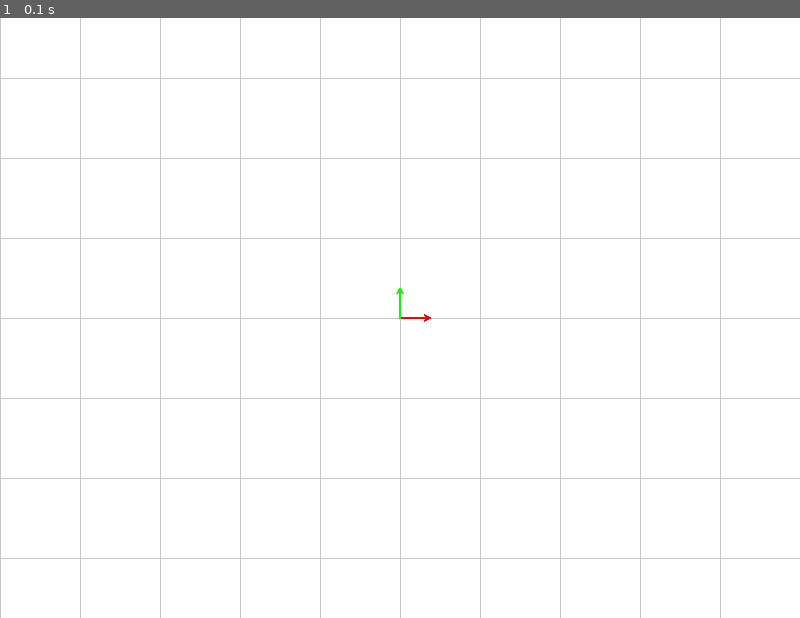
Above: before the commit, frame 1.
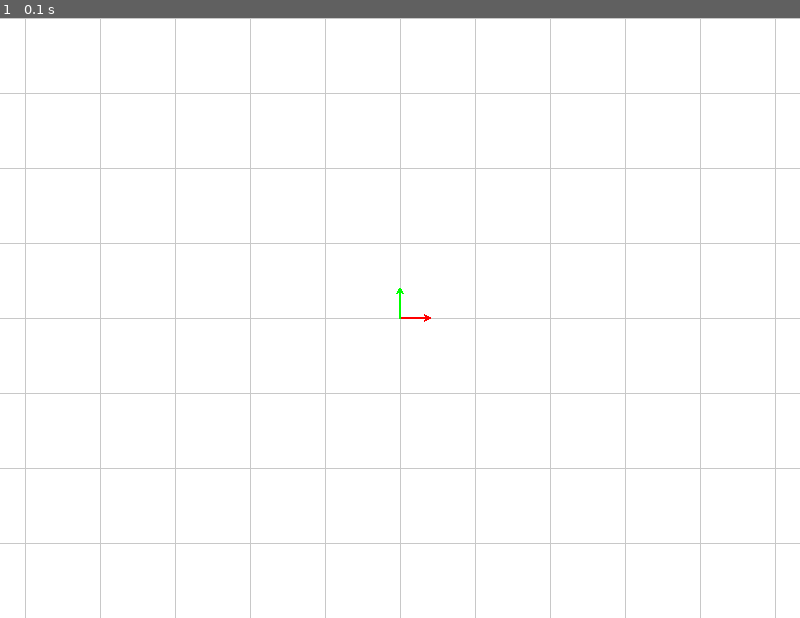
Above: after the commit, the same moment.

Repository: Sekou/PYHelpersRTU
Game: pygame game, started from display2d_v2.py
Same seed, same stepped clock (60 frames per second), same inputs: the game is played once before the commit and once after it.
Inputs:
- Up to frame 1 (0.1 s): no input

The runs differ from the first frame. In frame 1, 4.5% of the frame differs, in the area x 0-100%, y 0-100%.

Commit message:
Update display2d_v2.py

Diff:
--- a/display2d_v2.py
+++ b/display2d_v2.py
@@ -7,7 +7,11 @@
 import time, datetime as dt
 
 WIDTH, HEIGHT = 800, 600
-SCALE=80
+SCALE=75
+
+KEY = None # to read from external scripts
+INFO = None # to set from external scripts
+INFO_TEXT_SZ=25
 
 points=[]
 points_ext=[]
@@ -46,7 +50,6 @@
         f.write(str(res))
 
 COLORS=get_some_colors()
-
 Y_AXIS_UP=True
 k=(-1 if Y_AXIS_UP else 1)
 R_POINT=15
@@ -111,8 +114,6 @@
 def add_ext_pt(pt, eps=0.01):
     points_ext.append(pt)
 
-KEY=None # to read from external scripts
-
 def rot(p, ang):
     s,c=math.sin(ang), math.cos(ang)
     x=p[0]*c-p[1]*s
@@ -157,6 +158,9 @@
         arrow(screen, (255,0,0), trP((0,0)), 0, 30, 2)
         arrow(screen, (0,255,0), trP((0,0)), math.pi/2, 30, 2)
 
+        if INFO:
+            draw_text(screen, INFO, 5, 5, sz=INFO_TEXT_SZ)
+
         pygame.display.flip()
         timer.tick(fps)
 
